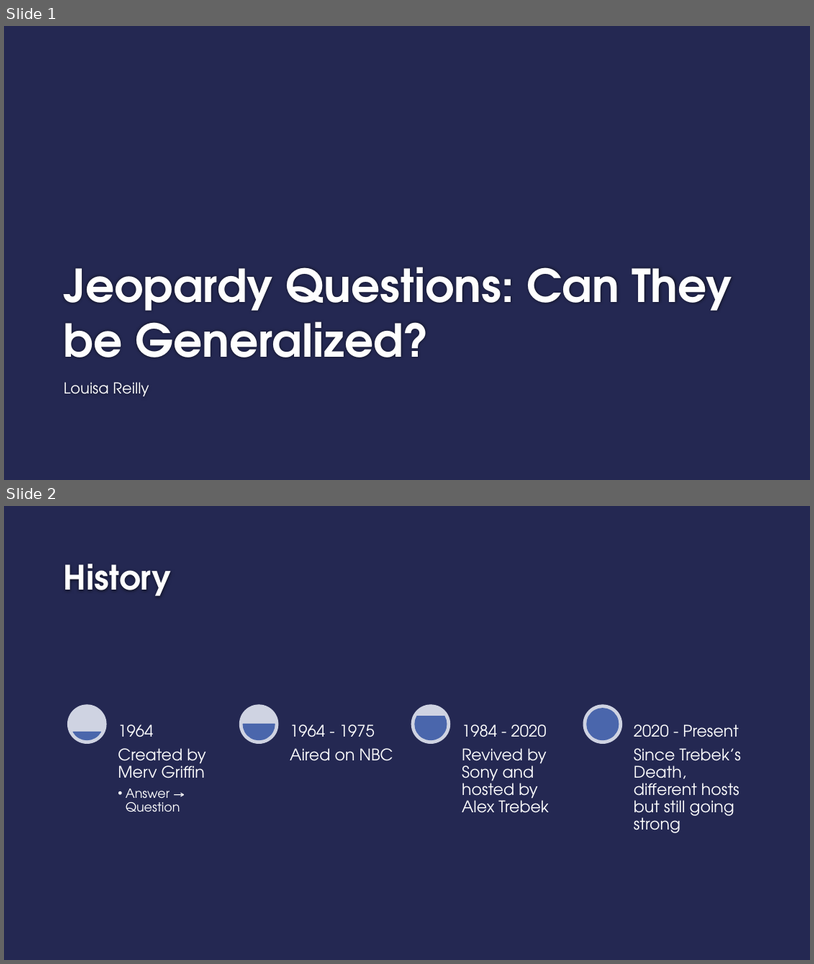
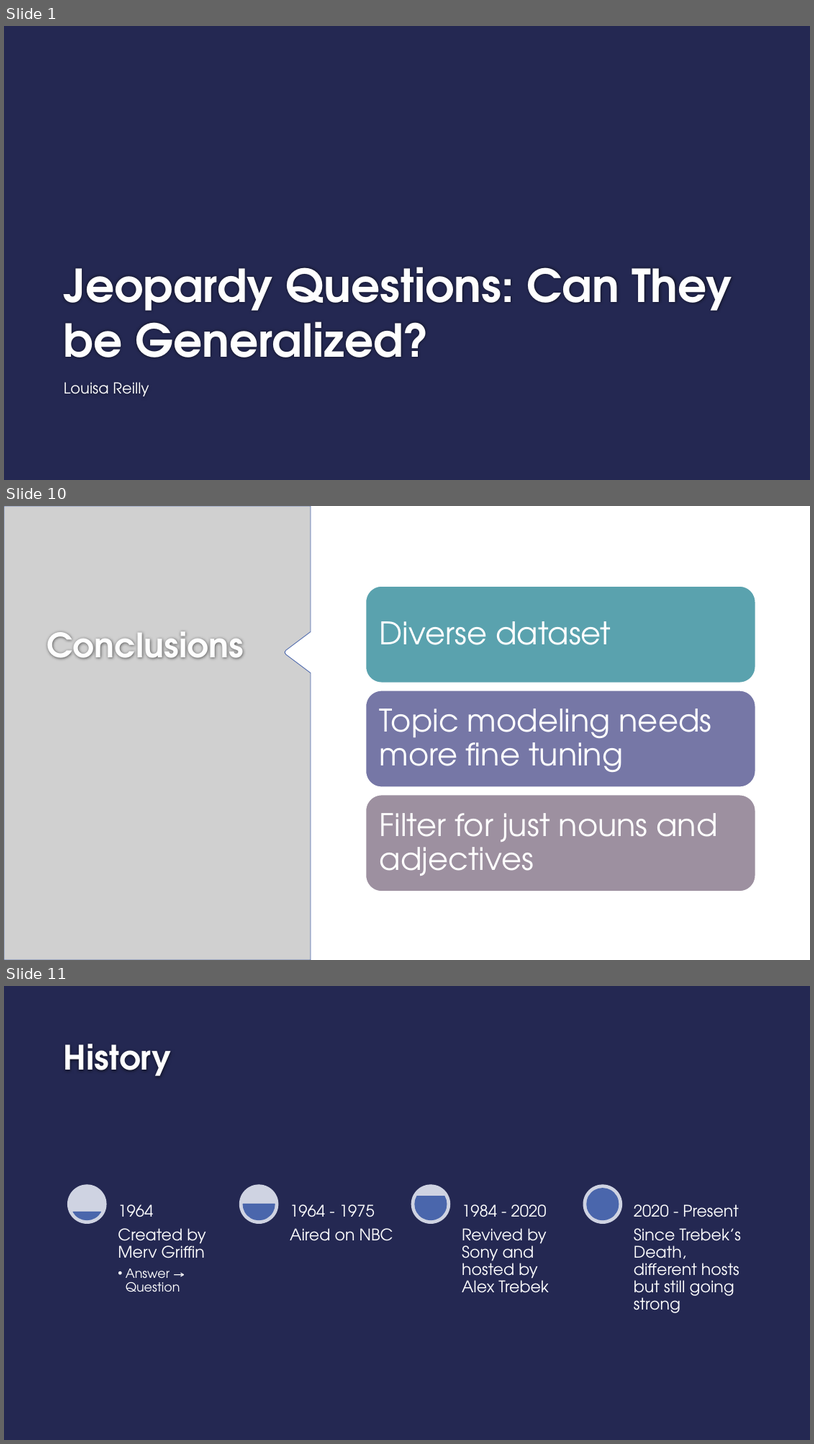
Before and after one commit to geeselouise/jeopardy, a slide deck: Jeopardy_Questions.pptx. Shown one above the other, each under a label of ours: slides 1 and 2 before the commit, slides 1, 10 and 11 after it; the slides between them are not shown. The pictures are 814x964 and 814x1444 pixels, drawn with LibreOffice and Linux fonts; fonts in the diff are those of the drawing; grey boxes stand for pictures; background and template pictures are left out. Boxes give left, top, right and bottom in pixels: in the first picture for what was removed or moved away, otherwise in the second. Text is boxed around its words. In the diff, an @@ line names an element or a change of style, - is before the commit and + after.

Commit message:
Presentation, visualization code, and model tuning

```diff
--- a/Jeopardy_Questions.pptx
+++ b/Jeopardy_Questions.pptx
@@ slide 10 added at [4, 506, 810, 960], background #FFFFFF @@
@@ picture added at [4, 506, 311, 960] @@
@@ title added at [47, 632, 244, 659], 40 pt, text #FEFEFE, bold @@
+Conclusions
@@ group added at [365, 586, 756, 892]: 3 rounded rectangles, 3 texts @@
+Diverse dataset
+Topic modeling needs more fine tuning
+Filter for just nouns and adjectives
@@ what was slide 2 is now slide 11 @@
```
Also in this commit, not shown: 2 slides changed, 8 other slides added, 1 slide removed, 3 other files.
